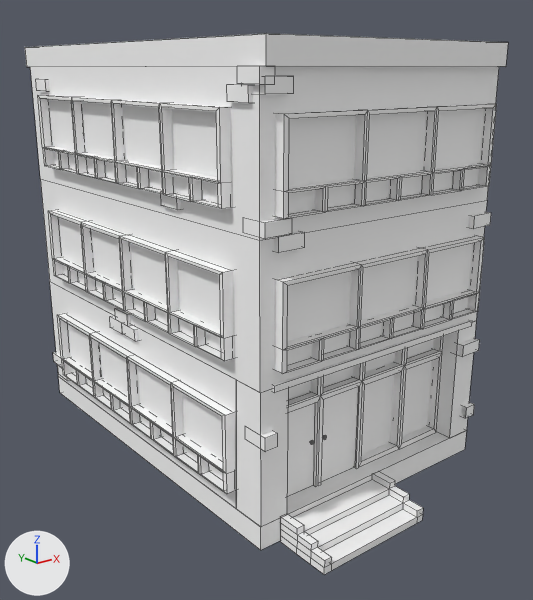
An edit to the FBX model Assets/Art/Static Meshes/City/Buildings/3F/SM_3F_L_Windowed_02.fbx, drawn before and after from the same camera.
Both versions are drawn from a 50 mm lens placed at (-12.58, -16.69, 10.38), pointed at (-0.1, -1.08, 4.14). Every picture has the same lights, and +X, +Y and +Z are marked at lower left. The first picture is the older version. Mesh edges are drawn as thin lines. Where no turn or scale is listed for an object, it has been applied to the vertices.

In view in the first picture: 'SM_3F_L_Windowed_02'.
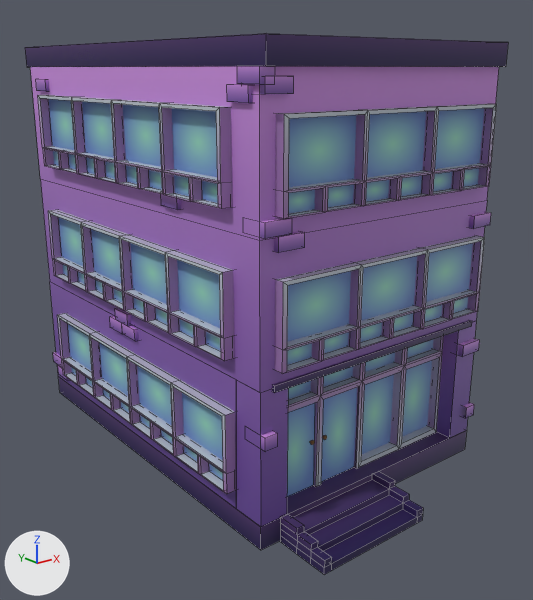
Where the newer file only moved an object's origin or applied its transform, the numbers keep the older frame.

Boxes (x1, y1, x2, y2) around the edits, measured in the pictures (533 x 600 px):
'SM_3F_L_Windowed_02', recoloured (darker)
    both: (25, 33, 508, 574)

Edits to the bpy script that builds the scene:
```text
Add img_t_atlas_buildings_bc_png:
    img_t_atlas_buildings_bc_png = load_image('T_Atlas_Buildings_BC.png', '../../../../Textures/City/T_Atlas_Buildings_BC.png', 2048, 2048, 'sRGB')
Add mat_material__36_076:
    mat_material__36_076 = principled_material('Material #36.076')
    mat_material__36_076.texture = img_t_atlas_buildings_bc_png
    mat_material__36_076.roughness = 0.553
Change me_mesh_068:
    where me_mesh_068.from_pydata(...)  # 2183 vertices, 1424 faces; spans x -4.02..3.94, y -6.94..5.75, z -0.04..10.99
    remove me_mesh_068.materials.append(mat_material__36_058)  # white #ffffff
    add me_mesh_068.materials.append(mat_material__36_076)  # picture img_t_atlas_buildings_bc_png
```
